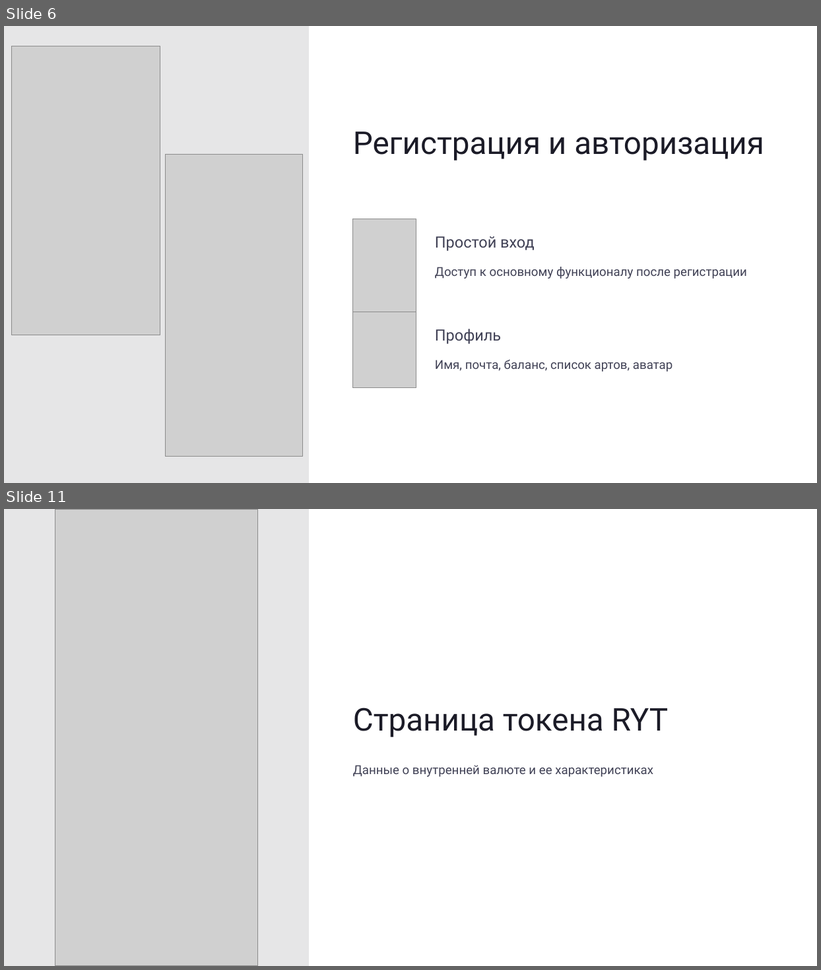
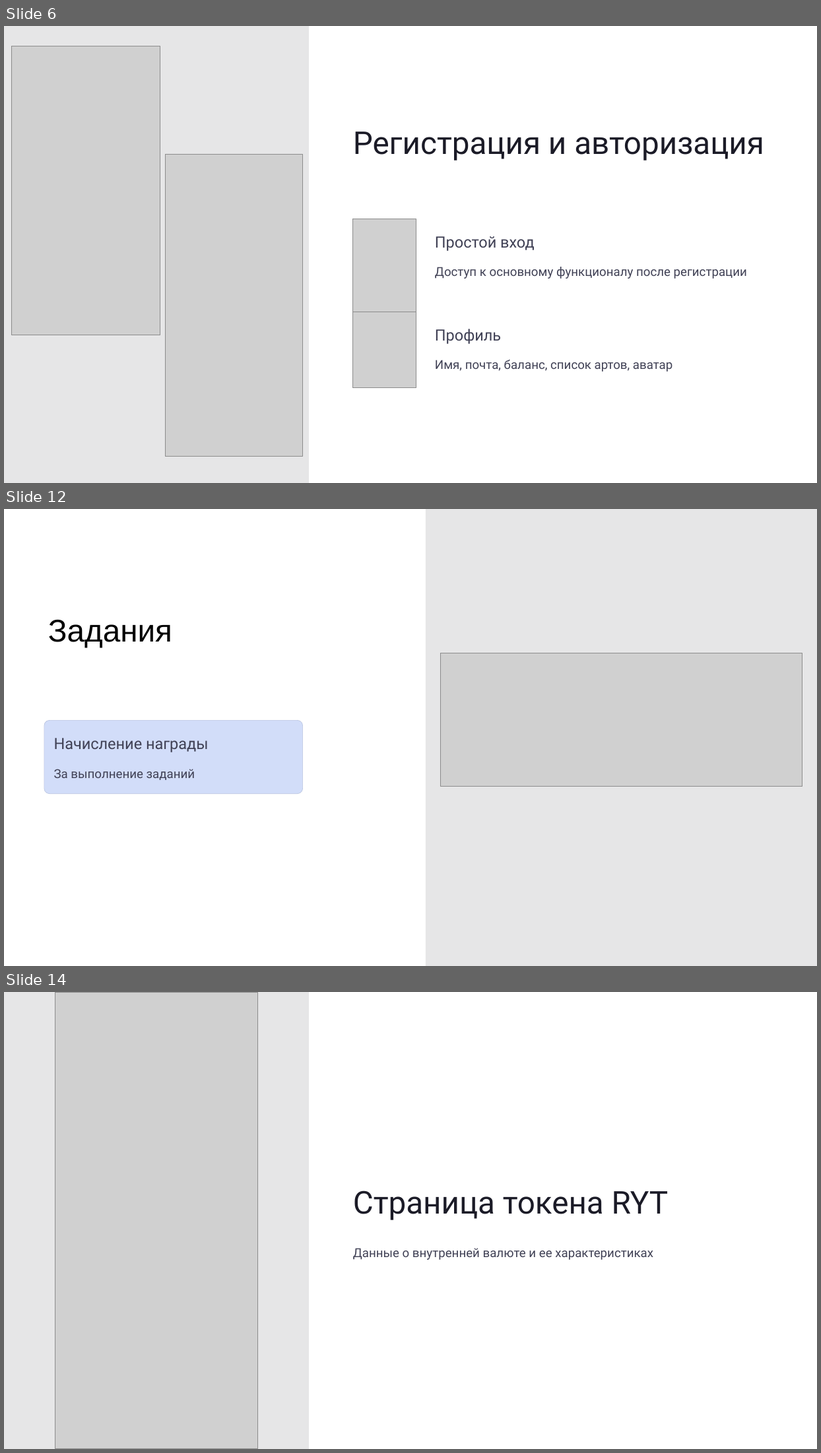
Before and after one commit to SomeDumbShit/CryptoNFTCoin, a slide deck: презентация.pptx. Shown one above the other, each under a label of ours: slides 6 and 11 before the commit, slides 6, 12 and 14 after it; the slides between them are not shown. The pictures are 821x970 and 821x1453 pixels, drawn with LibreOffice and Linux fonts; fonts in the diff are those of the drawing; grey boxes stand for pictures. Boxes give left, top, right and bottom in pixels: in the first picture for what was removed or moved away, otherwise in the second. Text is boxed around its words. In the diff, an @@ line names an element or a change of style, - is before the commit and + after.

```diff
--- a/презентация.pptx
+++ b/презентация.pptx
@@ slide 12 added at [4,509,817,966], background #FFFFFF @@
@@ rectangle added at [426,509,817,966], fill #E6E6E7 @@
@@ text added at [48,619,172,648], 44.5 pt, text #000000 @@
+Задания
@@ picture added at [440,653,803,786] @@
@@ rounded rectangle added at [44,720,303,794], fill #D2DDF9, outline #B8C3DF 0.6 pt @@
@@ text added at [54,738,208,753], 22 pt, text #404155 @@
+Начисление награды
@@ text added at [54,769,195,780], 17.5 pt, text #404155 @@
+За выполнение заданий
@@ what was slide 11 is now slide 14 @@
```
Also in this commit, not shown: 4 slides changed, 2 other slides added, 1 other file.
